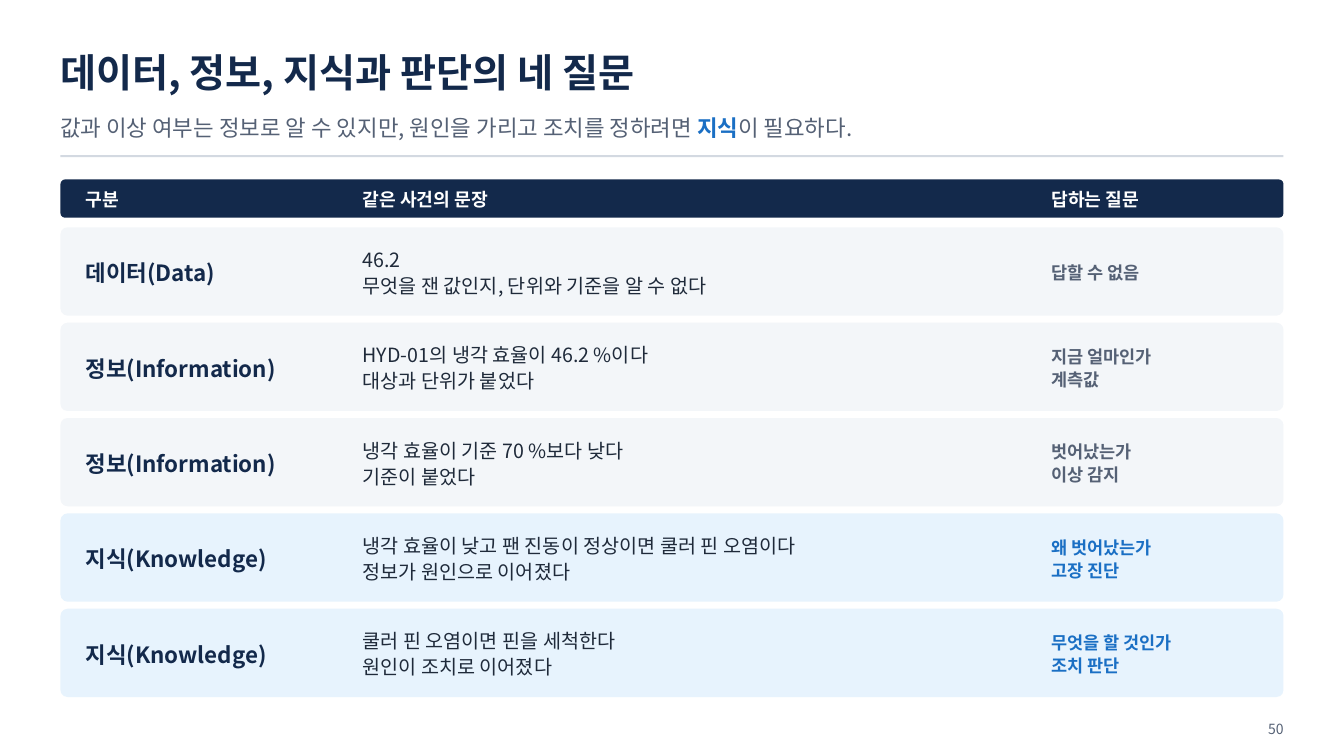
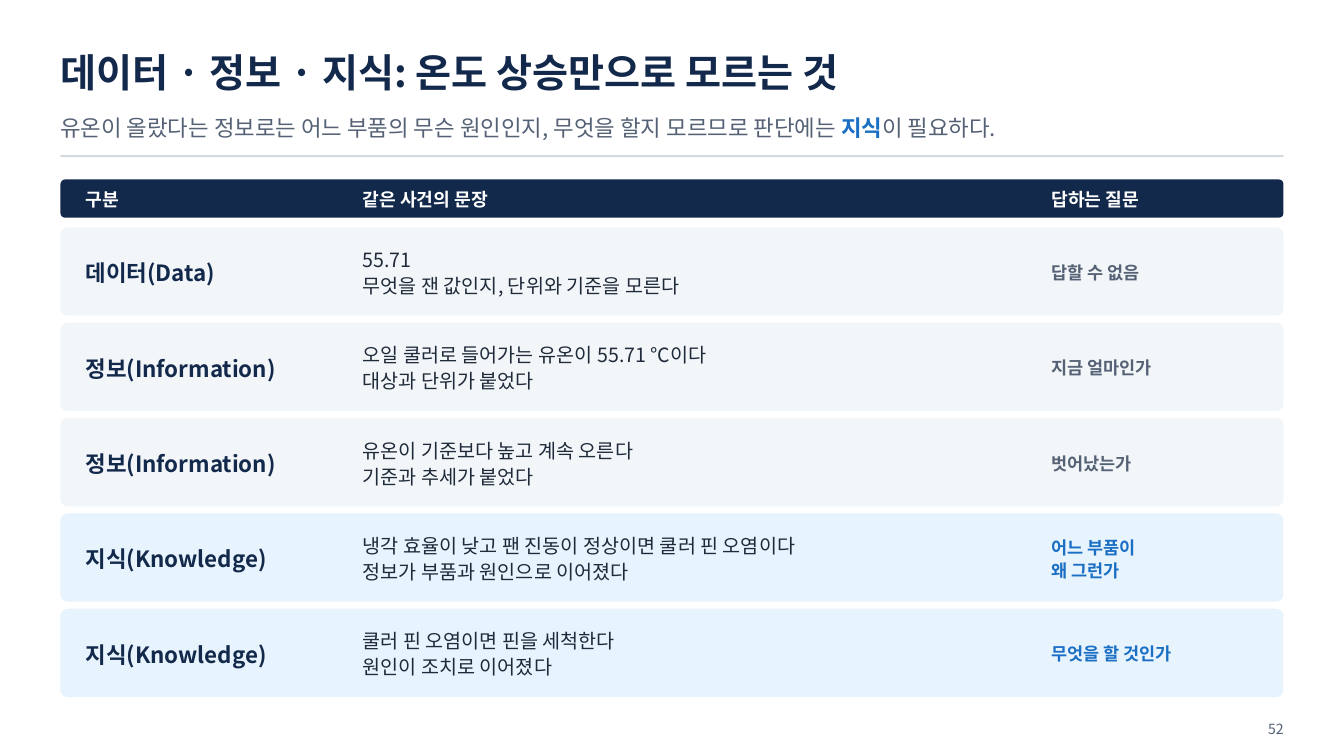
Before and after one commit to uengine-oss/hyd-iot-edu, a slide deck: slide 52 of workspace/강의제작/산출물/통합반/이론/01회차/통합반_01일차.pptx (slide 50 before the commit). Drawn at 1344x756 pixels with LibreOffice and Linux fonts; fonts in the diff are those of the drawing. Boxes give left, top, right and bottom in pixels: in the first picture for what was removed or moved away, otherwise in the second. Text is boxed around its words. In the diff, an @@ line names an element or a change of style, - is before the commit and + after.

Commit message:
1회차 이론 덱 01 · 02 · 03편 마무리와 다른 계정 인계: 02편 적대적 검토 15건 반영(사용자 「다 고쳐」 — 관제 자리 · MQTT 방향 · 화면에 없던 말 · 같은 꼴 반복, 새 삽화 5), 03편 재편 「온톨로지란 무엇이고 왜 필요한가」(앞다리 뺌, 무엇 5 · 왜 3 · 쓰이는 법 5 · 있으면 4, 검토 20건 반영, 새 삽화), 덱 87 → 74장 · 확정 PPTX 같은 판(장빼기 · 장교체 · 쪽번호맞춤 · 노트주입), 02편 대본 새 판, 01편 대본 1장 유압 설비 이름만. 지침 대본 S-4(풀 자리 먼저 정하기 · 한 마디 되짚기) · 덱 자료(장 수 바뀌는 고침), 도구 장구간교체 · 장빼기 · 쪽번호맞춤, 작업 폴더를 커밋되는 근거 폴더로(인계). 03편 대본은 옛 판 — 다음 세션이 새로 씀

```diff
--- a/workspace/강의제작/산출물/통합반/이론/01회차/통합반_01일차.pptx
+++ b/workspace/강의제작/산출물/통합반/이론/01회차/통합반_01일차.pptx
@@ text at (x1=60, y1=54, x2=839, y2=91): text changed @@
-데이터, 정보, 지식과 판단의 네 질문
+데이터 · 정보 · 지식: 온도 상승만으로 모르는 것
@@ text at (x1=60, y1=117, x2=996, y2=140): text changed @@
-값과 이상 여부는 정보로 알 수 있지만, 원인을 가리고 조치를 정하려면 지식이 필요하다.
+유온이 올랐다는 정보로는 어느 부품의 무슨 원인인지, 무엇을 할지 모르므로 판단에는 지식이 필요하다.
@@ text at (x1=363, y1=252, x2=679, y2=297): text changed @@
-46.2
-무엇을 잰 값인지, 단위와 기준을 알 수 없다
+55.71
+무엇을 잰 값인지, 단위와 기준을 모른다
@@ text at (x1=363, y1=345, x2=707, y2=364): text changed @@
-HYD-01의 냉각 효율이 46.2 %이다
+오일 쿨러로 들어가는 유온이 55.71 ℃이다
@@ text at (x1=1051, y1=371, x2=1099, y2=388): paragraph removed @@
-계측값
@@ text at (x1=363, y1=441, x2=633, y2=486): text changed @@
-냉각 효율이 기준 70 %보다 낮다
-기준이 붙었다
+유온이 기준보다 높고 계속 오른다
+기준과 추세가 붙었다
@@ text at (x1=1051, y1=466, x2=1120, y2=483): paragraph removed @@
-이상 감지
@@ text at (x1=1051, y1=539, x2=1136, y2=579): text changed @@
-왜 벗어났는가
-고장 진단
+어느 부품이
+왜 그런가
@@ text at (x1=363, y1=562, x2=628, y2=581): text changed @@
-정보가 원인으로 이어졌다
+정보가 부품과 원인으로 이어졌다
@@ text at (x1=1051, y1=657, x2=1120, y2=674): paragraph removed @@
-조치 판단
@@ text at (x1=1268, y1=723, x2=1284, y2=734): text changed @@
-50
+52
```
Also in this commit, not shown: 32 other slides changed, 9 slides added, 22 slides removed, 30 other files.
